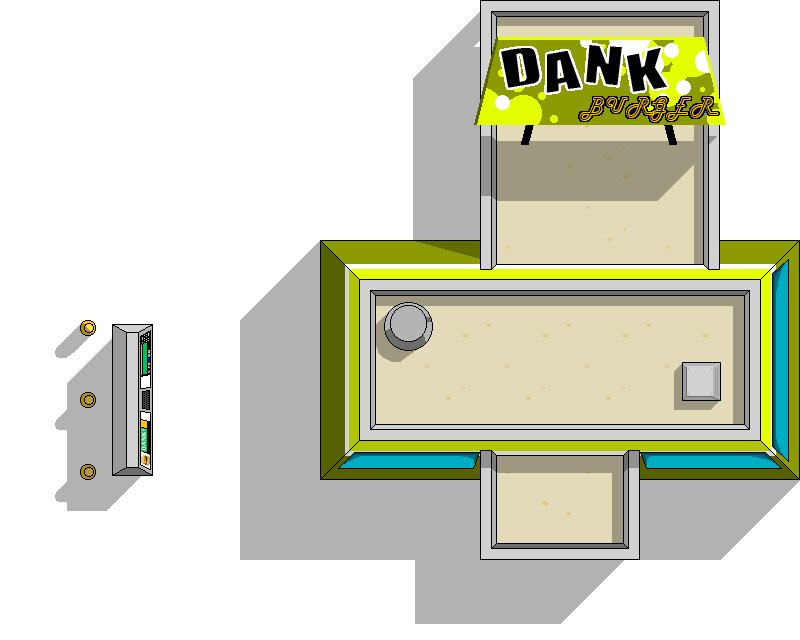
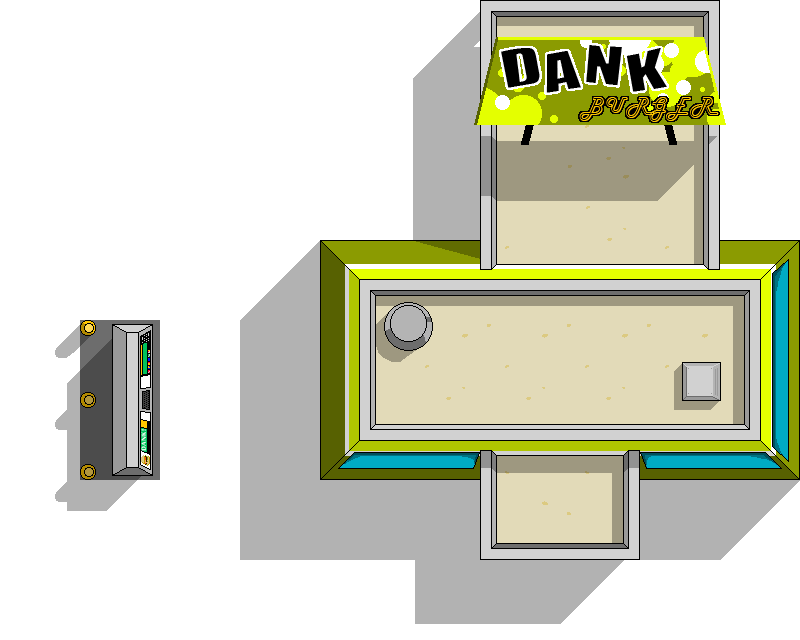
Layers edited between the first and the second (800, 640) image:
painted on "Layer 6" over [left=85, top=326, right=91, bottom=332]
added layer "Layer 13" above "Layer 1 copy 15" over [left=80, top=320, right=160, bottom=480]
